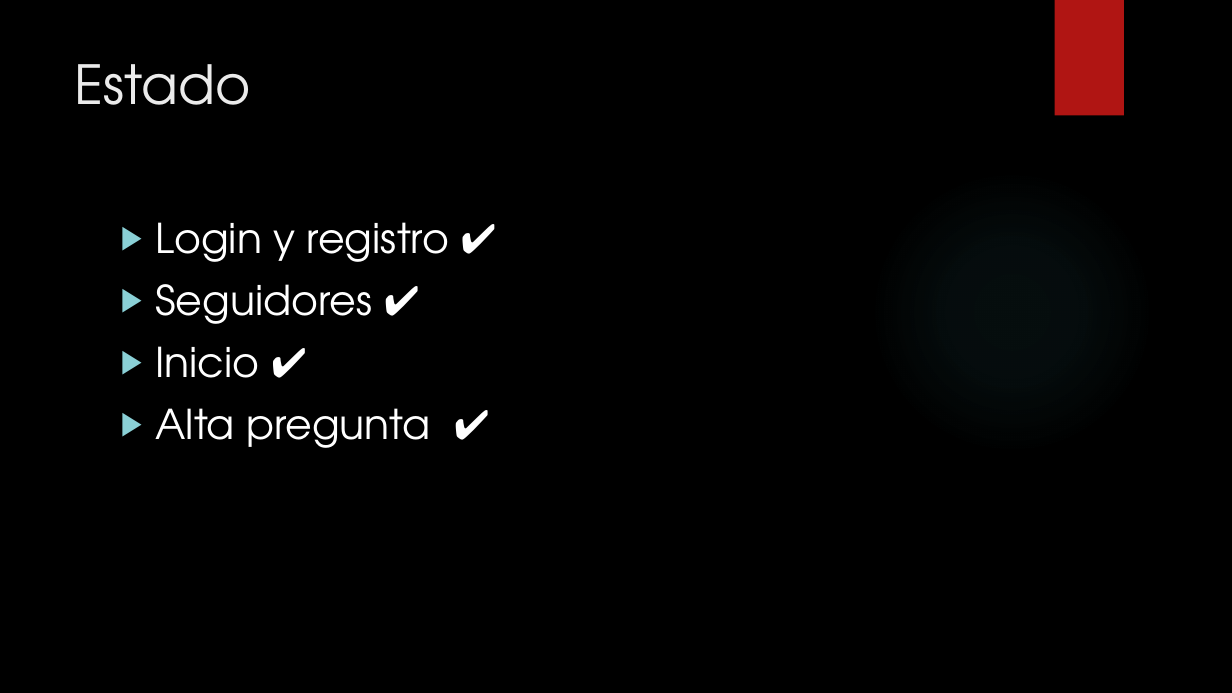
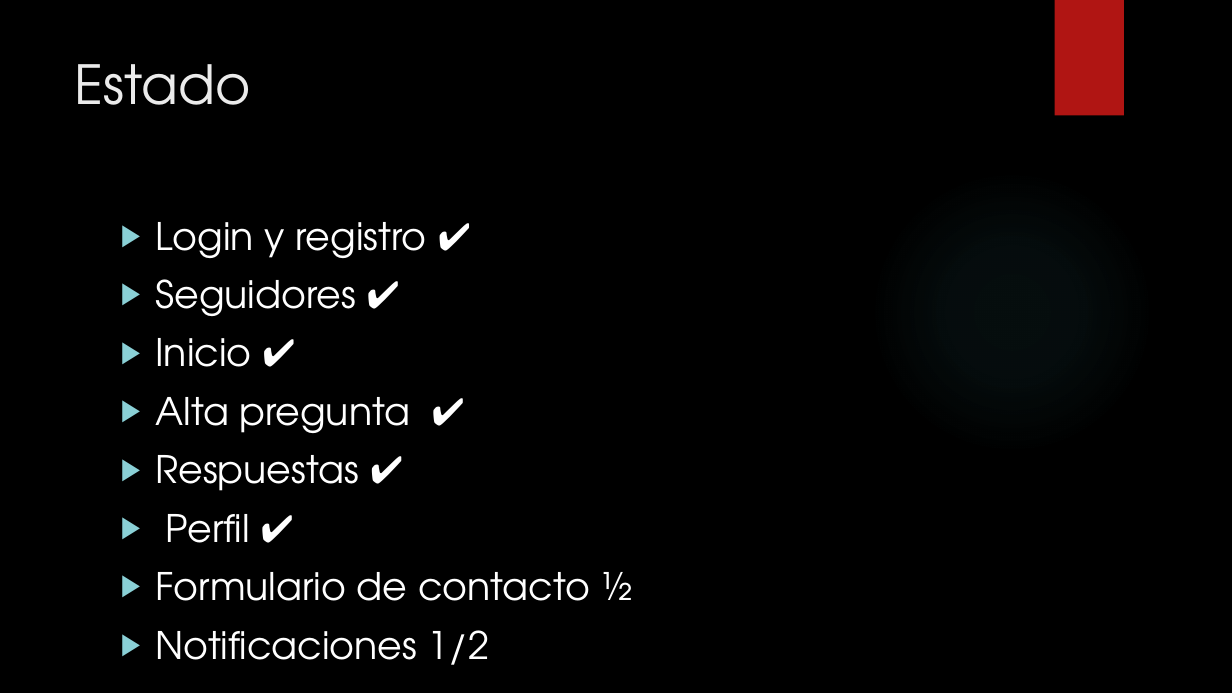
Before and after one commit to sitorzz/FastwerRepository, a slide deck: slide 5 of Presentación.pptx. Drawn at 1232x693 pixels with LibreOffice and Linux fonts; fonts in the diff are those of the drawing; background and template pictures are left out. Boxes give left, top, right and bottom in pixels: in the first picture for what was removed or moved away, otherwise in the second. Text is boxed around its words. In the diff, an @@ line names an element or a change of style, - is before the commit and + after.

```diff
--- a/Presentación.pptx
+++ b/Presentación.pptx
@@ text at (155, 222, 427, 433): size 32 to 29.6 pt in "Login y registro ✔️", "Seguidores ✔️", "Inicio ✔️", "Alta pregunta ✔️" @@
@@ text at (155, 455, 633, 665): paragraphs added @@
+▶ Respuestas ✔️
+▶ Perfil ✔️
+▶ Formulario de contacto ½
+▶ Notificaciones 1/2
```
Also in this commit, not shown: 1 other slide changed, 1 slide added.
